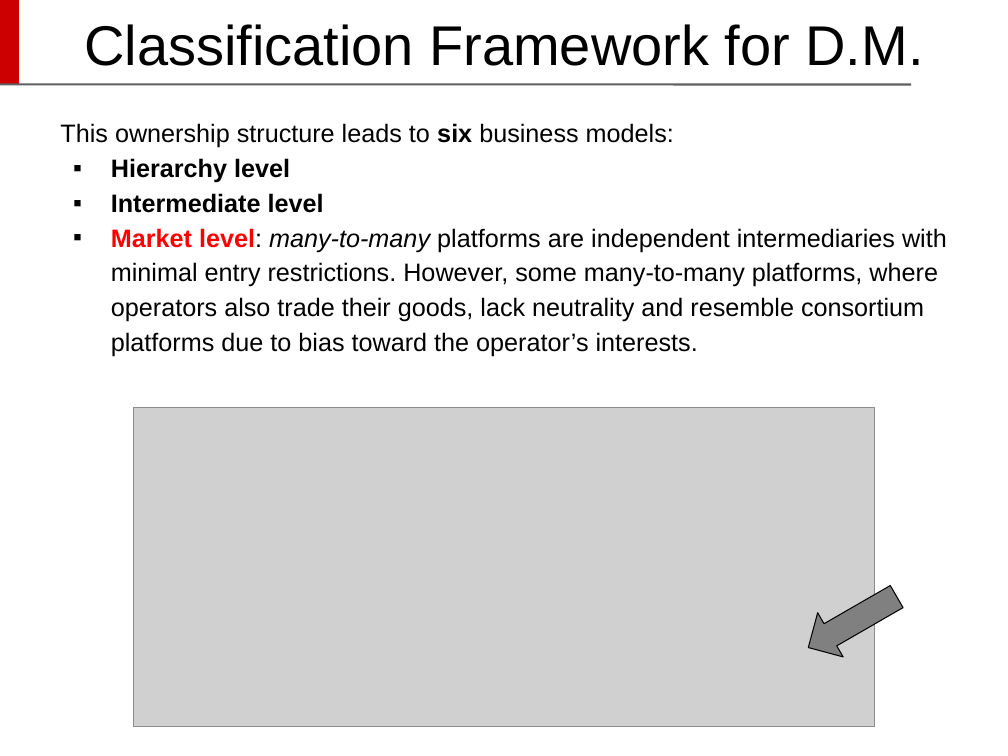
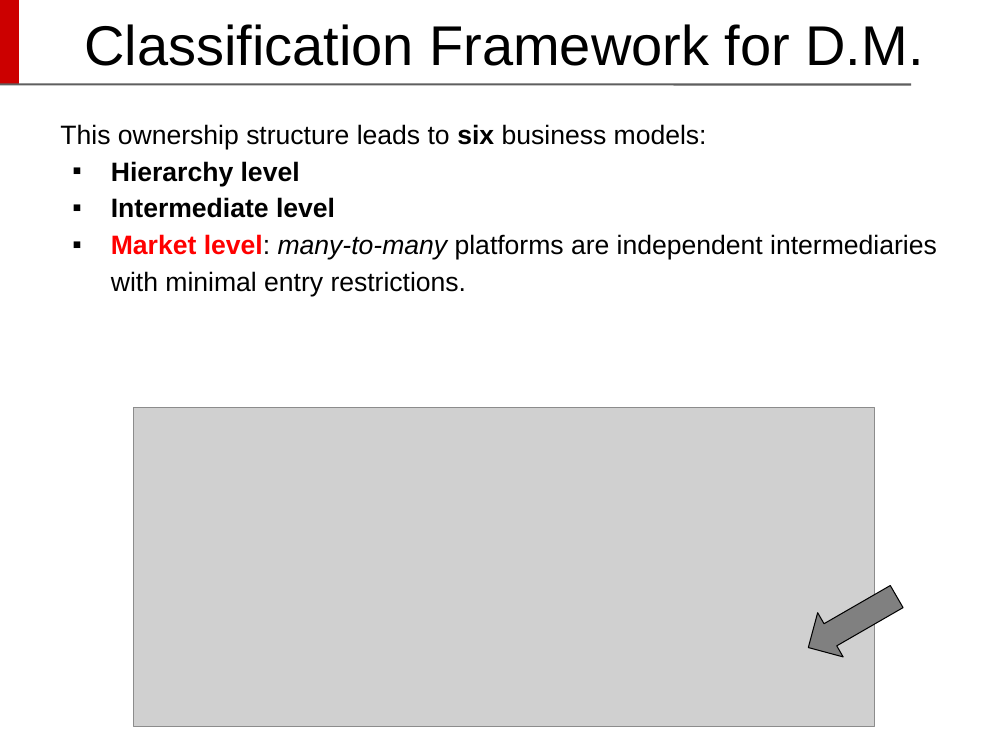
Before and after one commit to DavideDeRosa/cs_master, a slide deck: slide 19 of Complementi_basi_di_dati/Progetto/Davide De Rosa - Presentazione CBD.pptx. Drawn at 1008x756 pixels with LibreOffice and Linux fonts; fonts in the diff are those of the drawing; grey boxes stand for pictures; background and template pictures are left out. Boxes give left, top, right and bottom in pixels: in the first picture for what was removed or moved away, otherwise in the second. Text is boxed around its words. In the diff, an @@ line names an element or a change of style, - is before the commit and + after.

```diff
--- a/Complementi_basi_di_dati/Progetto/Davide De Rosa - Presentazione CBD.pptx
+++ b/Complementi_basi_di_dati/Progetto/Davide De Rosa - Presentazione CBD.pptx
@@ text at box(60, 124, 707, 218): size 18 to 19 pt in "This ownership structure leads to six business ...", "Hierarchy level", "Intermediate level" @@
@@ text at box(111, 234, 937, 296): text changed; size 18 to 19 pt @@
-▪ Market level: many-to-many platforms are independent intermediaries with minimal entry restrictions. However, some many-to-many platforms, where operators also trade their goods, lack neutrality and resemble consortium platforms due to bias toward the operator’s interests.
+▪ Market level: many-to-many platforms are independent intermediaries with minimal entry restrictions.
```
Also in this commit, not shown: 23 other slides changed, 8 slides removed, 1 other file.
